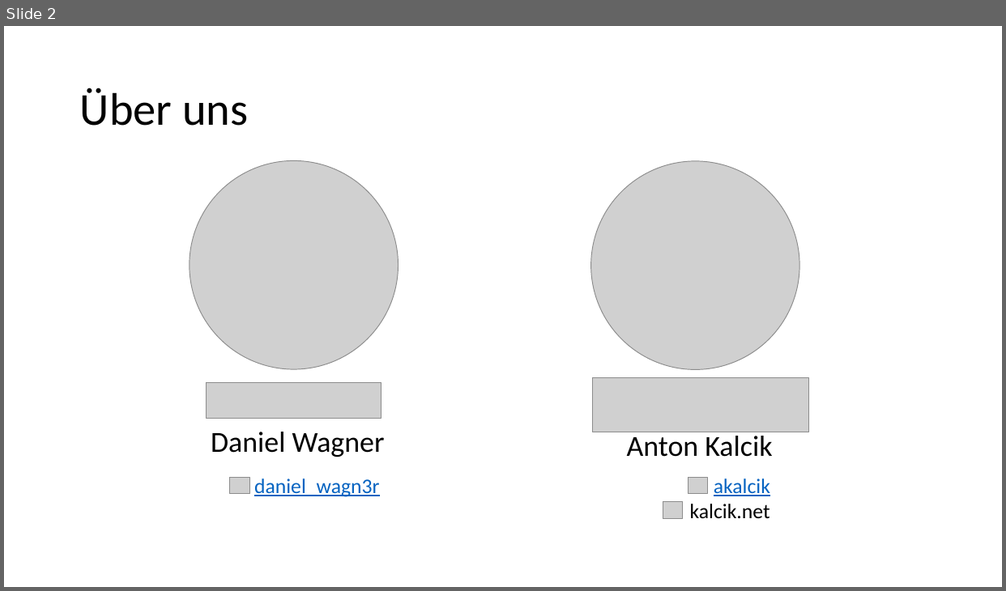
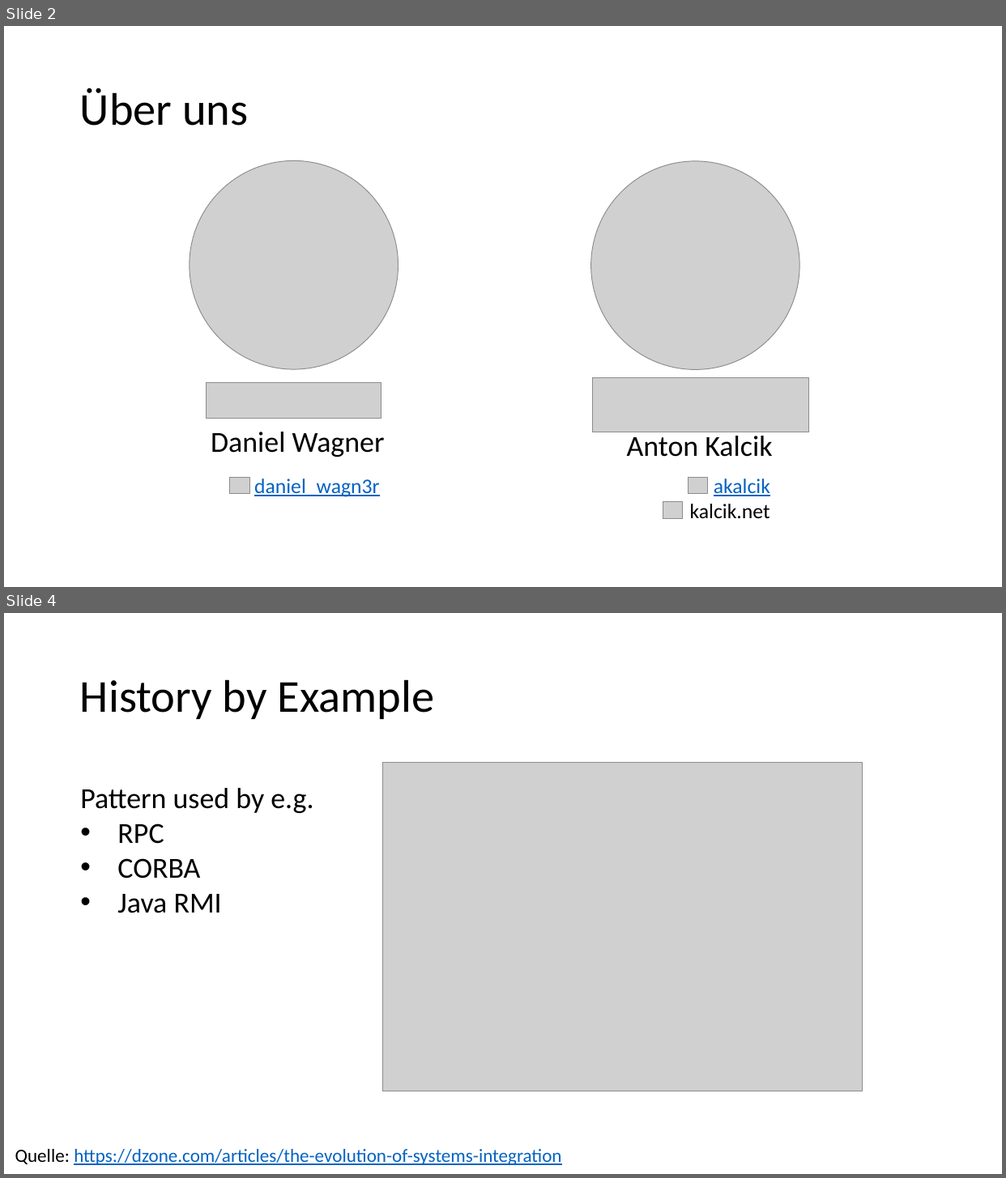
Before and after one commit to danielwagn3r/apimgmt-workshop, a slide deck: API Management.pptx. Shown one above the other, each under a label of ours: slide 2 before the commit, slides 2 and 4 after it; the slides between them are not shown. The pictures are 1006x591 and 1006x1178 pixels, drawn with LibreOffice and Linux fonts; fonts in the diff are those of the drawing; grey boxes stand for pictures. Boxes give left, top, right and bottom in pixels: in the first picture for what was removed or moved away, otherwise in the second. Text is boxed around its words. In the diff, an @@ line names an element or a change of style, - is before the commit and + after.

```diff
--- a/API Management.pptx
+++ b/API Management.pptx
@@ slide 4 added at (4, 613, 1002, 1174), background #FFFFFF @@
@@ title added at (80, 679, 434, 719), 44 pt, text #000000 @@
+History by Example
@@ picture added at (383, 763, 863, 1093) @@
@@ text added at (80, 788, 313, 914), 28 pt, text #000000 @@
+Pattern used by e.g.
+• RPC
+• CORBA
+• Java RMI
@@ text added at (15, 1149, 561, 1165), 18 pt, text #0563C1, underline @@
+Quelle: https://dzone.com/articles/the-evolution-of-systems-integration
```
Also in this commit, not shown: 3 slides changed, 5 other slides added, 1 slide removed, 2 other files.
